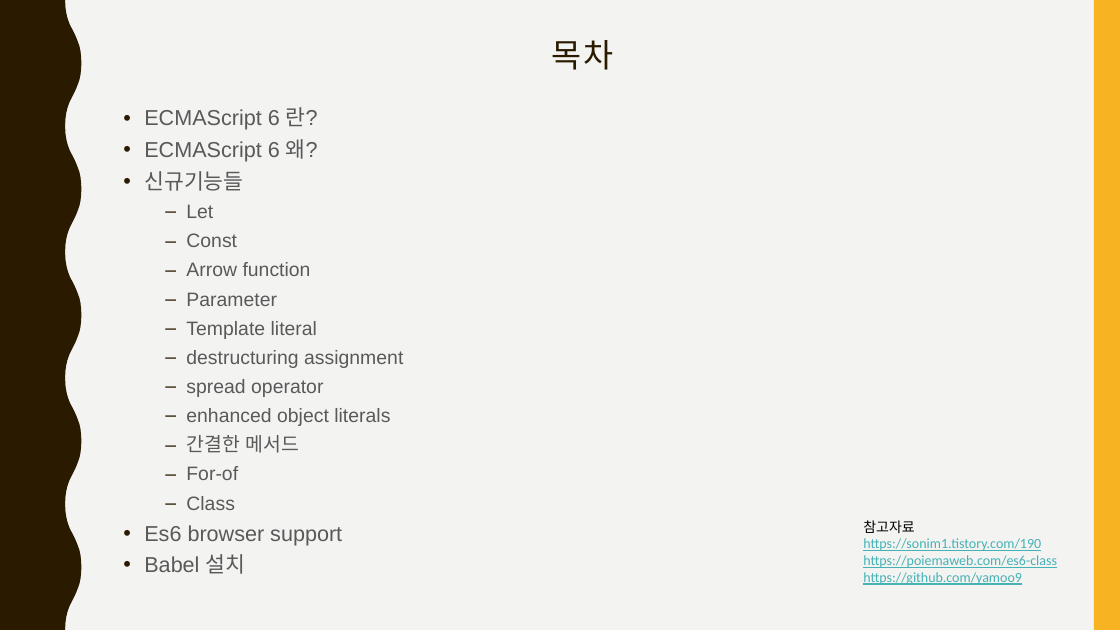
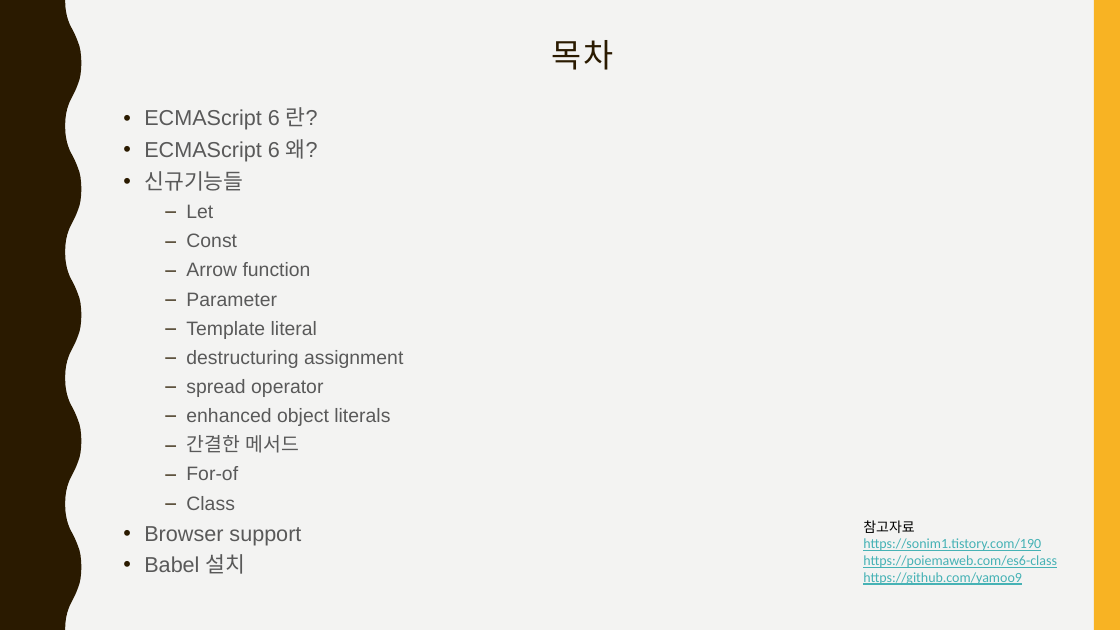
Before and after one commit to jangmang/ECMAScript6-ECMAScript201-, a slide deck: slide 2 of ES6.pptx. Drawn at 1120x630 pixels with LibreOffice and Linux fonts; fonts in the diff are those of the drawing. Boxes give left, top, right and bottom in pixels: in the first picture for what was removed or moved away, otherwise in the second. Text is boxed around its words. In the diff, an @@ line names an element or a change of style, - is before the commit and + after.

```diff
--- a/ES6.pptx
+++ b/ES6.pptx
@@ text at (144, 526, 301, 545): text changed @@
-• Es6 browser support
+• Browser support
```
Also in this commit, not shown: 5 other slides changed.
